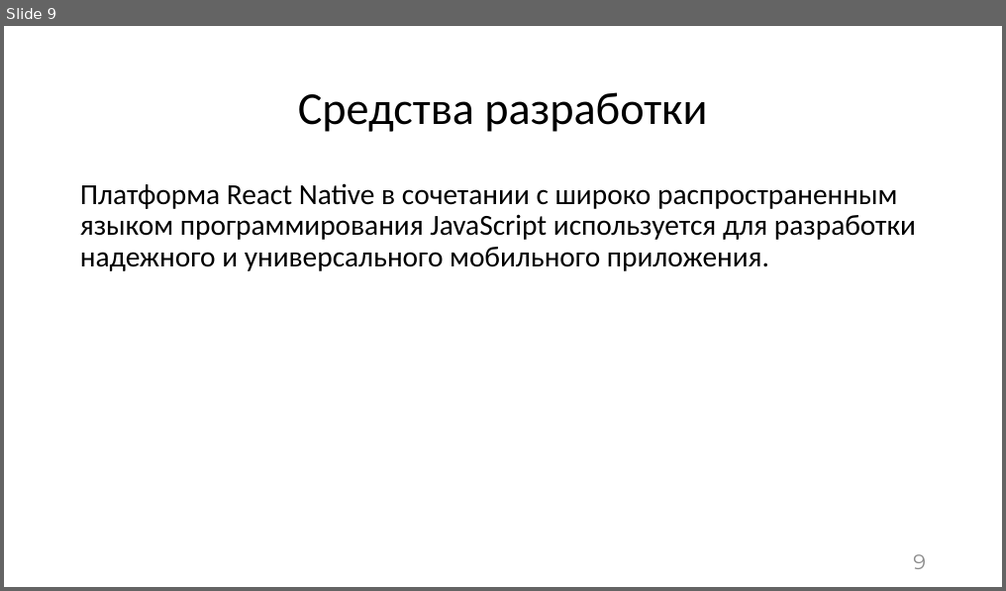
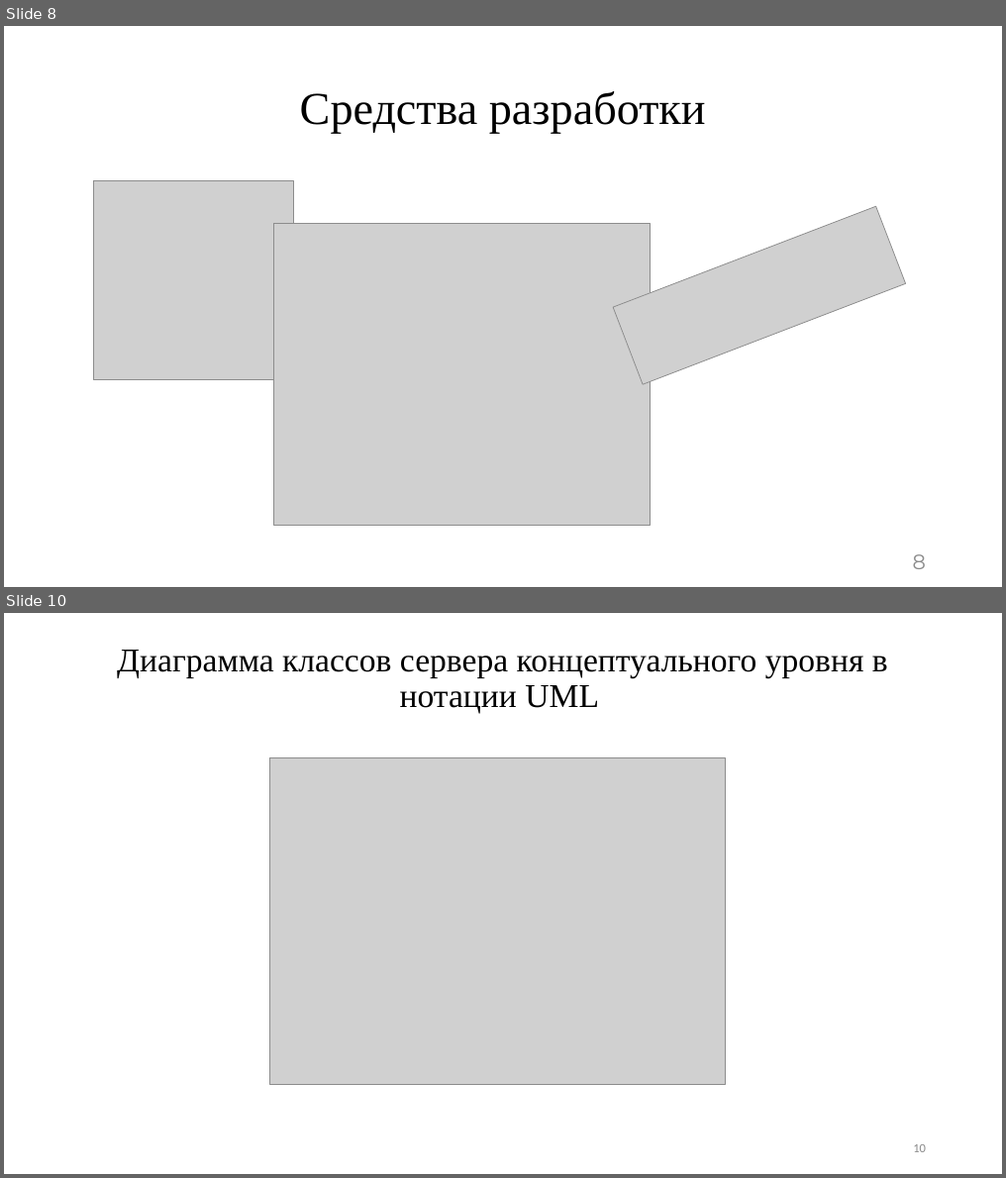
Before and after one commit to asusoft/Diplomnaya, a slide deck: ВКР/Презентация/Презентация к БКР Шеху А.У. ПрИн-467.pptx. Shown one above the other, each under a label of ours: slide 9 before the commit, slides 8 and 10 after it; the slides between them are not shown. The pictures are 1006x591 and 1006x1178 pixels, drawn with LibreOffice and Linux fonts; fonts in the diff are those of the drawing; grey boxes stand for pictures. Boxes give left, top, right and bottom in pixels: in the first picture for what was removed or moved away, otherwise in the second. Text is boxed around its words. In the diff, an @@ line names an element or a change of style, - is before the commit and + after.

```diff
--- a/ВКР/Презентация/Презентация к БКР Шеху А.У. ПрИн-467.pptx
+++ b/ВКР/Презентация/Презентация к БКР Шеху А.У. ПрИн-467.pptx
@@ slide 10 added at (4,613,1002,1174), background #FFFFFF @@
@@ title added at (117,650,888,714), 32 pt, text #000000 @@
+Диаграмма классов сервера концептуального уровня в нотации UML
@@ picture added at (269,758,726,1084) @@
@@ page number added at (913,1145,926,1153), 12 pt, text #8C8C8C @@
+10
@@ what was slide 9 is now slide 8 @@
@@ slide 8 changed as well @@
@@ title "Средства разработки" at (300,91,706,134): font Calibri to Times New Roman @@
@@ text removed at (80,183,916,272) @@
-Платформа React Native в сочетании с широко распространенным языком программирования JavaScript используется для разработки надежного и универсального мобильного приложения.
@@ picture added at (94,181,294,380) @@
@@ picture added at (274,224,650,525) @@
@@ picture added at (613,206,906,385) @@
@@ page number at (913,555,926,570): text changed @@
-9
+8
```
Also in this commit, not shown: 10 other slides changed, 5 other slides added, 9 slides removed, 29 other files.
